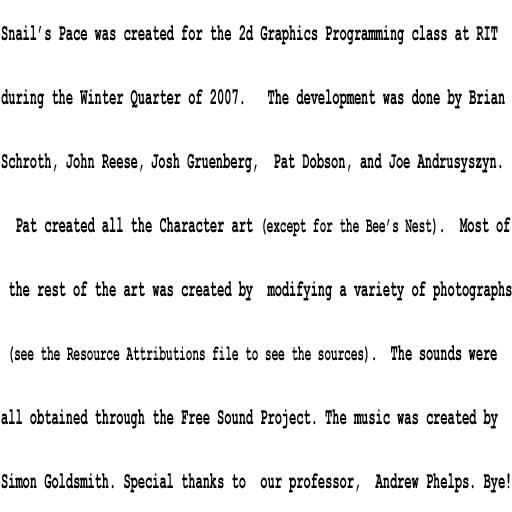
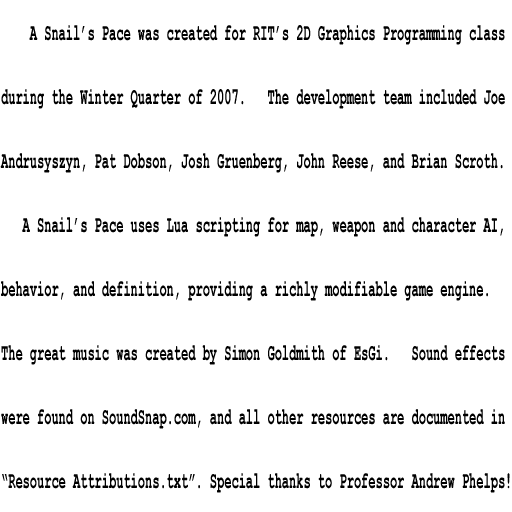
Two versions of the same layered image (512x512). Layer-by-layer changes:
added layer "A Snail’s Pace was created" above "Snail’s Pace was created for t" over box(0, 25, 510, 493)
hid "Snail’s Pace was created for t" over box(1, 25, 512, 493)
